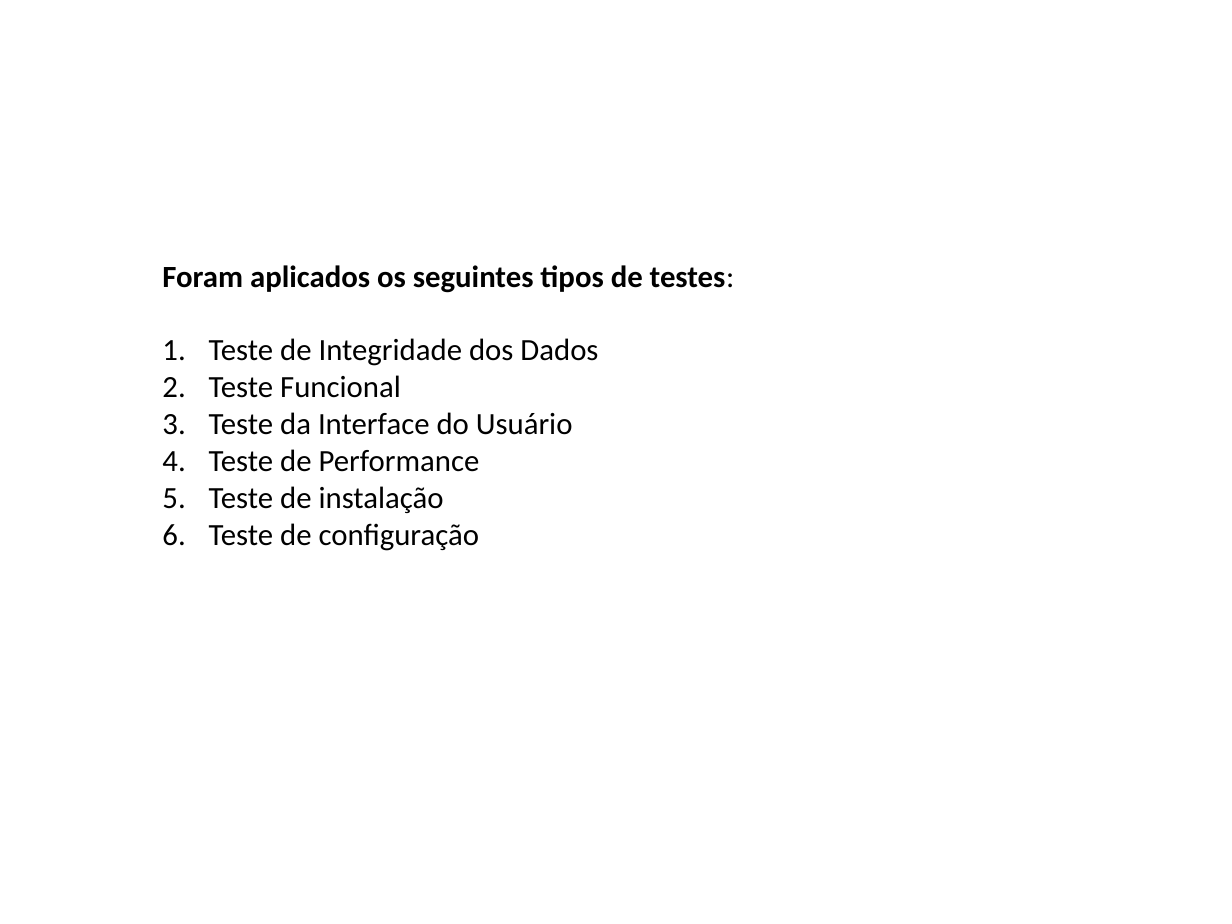
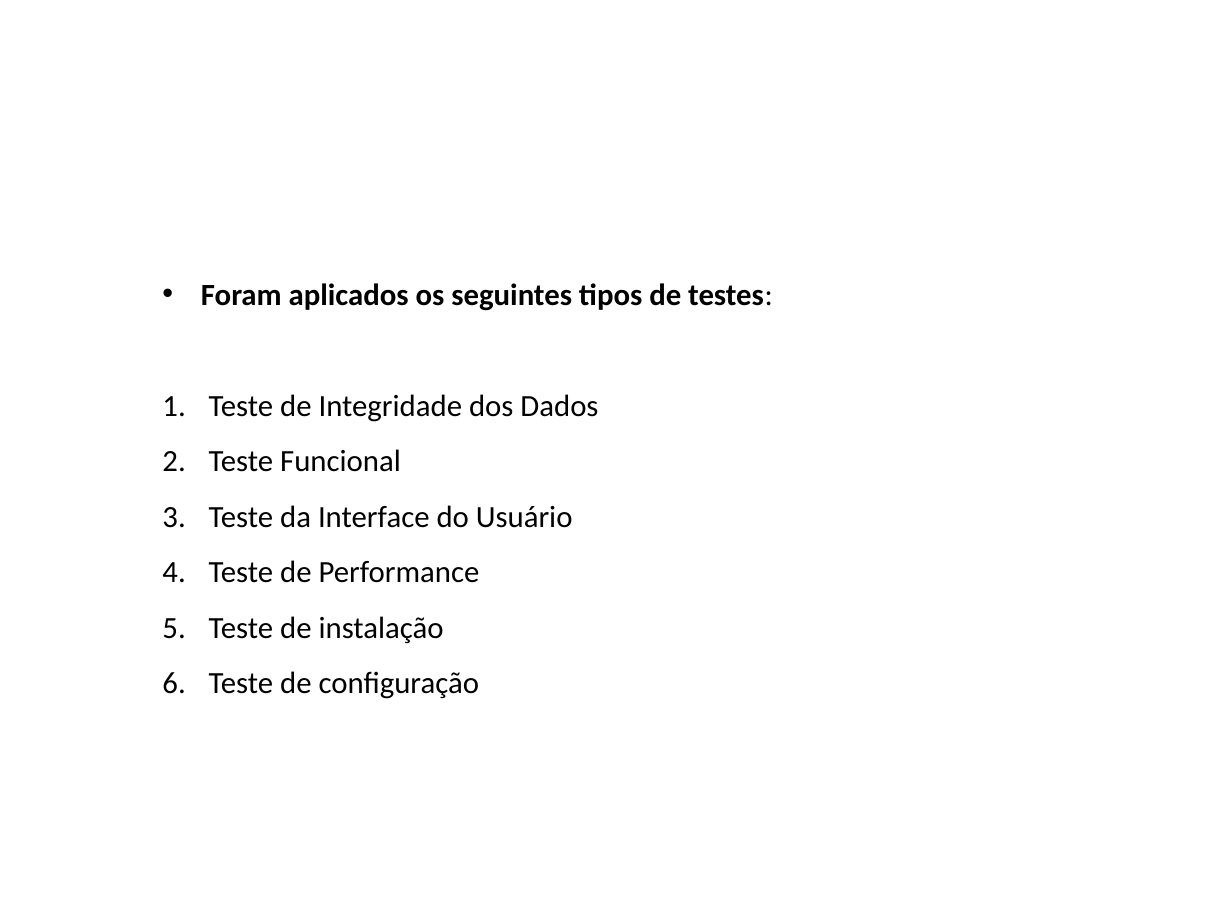
Before and after one commit to JoaoMarc0s/ProjetoTCS, a slide deck: slide 4 of Avaliação de testes.pptx. Drawn at 1232x924 pixels with LibreOffice and Linux fonts; fonts in the diff are those of the drawing; background and template pictures are left out. Boxes give left, top, right and bottom in pixels: in the first picture for what was removed or moved away, otherwise in the second. Text is boxed around its words. In the diff, an @@ line names an element or a change of style, - is before the commit and + after.

Commit message:
att av
Atualização de av. testes

```diff
--- a/Avaliação de testes.pptx
+++ b/Avaliação de testes.pptx
@@ text "Foram aplicados os seguintes tipos ..." at bbox=[201, 283, 773, 699]: bullet none to •; line spacing 1 to 1.5 @@
```
Also in this commit, not shown: 7 other slides changed, 2 slides added.
